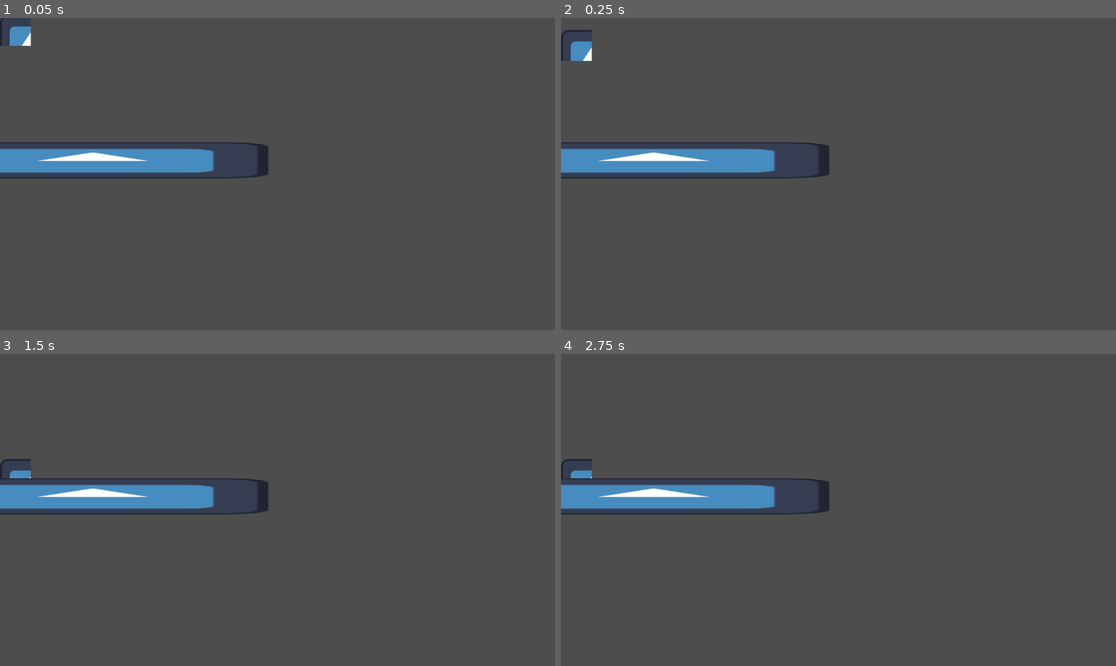
Above: before the commit, frames 1-4 (two rows, left to right).
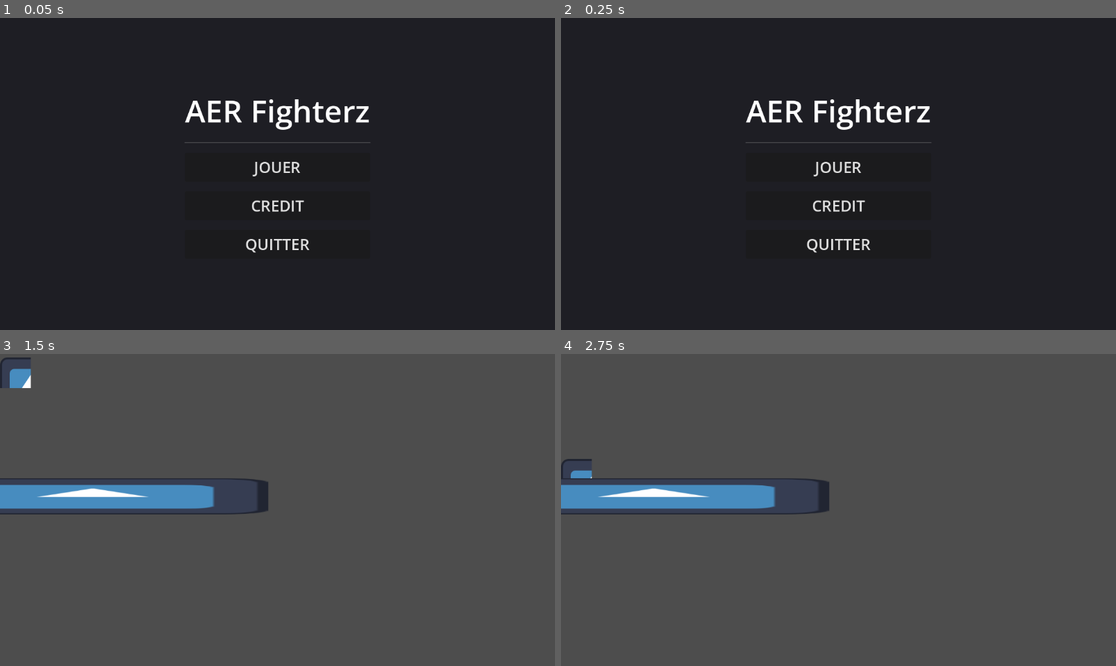
Above: after the commit, the same moments.

Repository: Alexnex31/Game-JAM-epitech
Game: Godot game, scene res://src/scenes/MainMenu.tscn
Two runs of this game, one before a commit and one after it. Both use one fixed random seed, a clock stepped at 60 frames per second and the inputs below. Before the commit the project starts from res://brouillon_arena.tscn. The engine's default icon, where the game draws it, is replaced by a stand-in: a white triangle on a blue panel in a dark square.
Inputs (mouse positions are in pixels of both pictures, inside the frame that each line leads up to):
- Up to frame 1 (0.05 s): no input
- Up to frame 2 (0.25 s): no input
- Up to frame 3 (1.5 s): click (277, 541) at 0.5 s, where only the run after the commit has a clickable "CREDIT"; click (277, 503) at 1.25 s, where only the run after the commit has a clickable "JOUER"
- Up to frame 4 (2.75 s): tap Enter (ui_accept) at 2, 2.1, 2.27, 2.57 s; hold Right (ui_right) from 2.03 s (still down)

The runs differ from the first frame. In frame 1, 99% of the frame differs, in the area x 0-100%, y 0-100%; in frame 2, 99%; in frame 3, 0.5%; in frame 4, nothing differs.

Commit message:
ADD: main menuu

Diff:
--- a/fighting-game/project.godot
+++ b/fighting-game/project.godot
@@ -11,7 +11,7 @@
 [application]
 
 config/name="fighting game"
-run/main_scene="uid://bkwmw04xhsw01"
+run/main_scene="res://src/scenes/MainMenu.tscn"
 config/features=PackedStringArray("4.6", "Forward Plus")
 config/icon="res://icon.svg"
 
--- /dev/null
+++ b/fighting-game/src/scenes/Main.tscn
@@ -0,0 +1,6 @@
+[gd_scene load_steps=2 format=3 uid="uid://c8x4j5k6l7m8n"]
+
+[ext_resource type="Script" path="res://src/scripts/Main.gd" id="1_script"]
+
+[node name="Main" type="Node"]
+script = ExtResource("1_script")
--- /dev/null
+++ b/fighting-game/src/scenes/MainMenu.tscn
@@ -0,0 +1,64 @@
+[gd_scene format=3 uid="uid://b1m2n3o4p5q6r"]
+
+[ext_resource type="Script" uid="uid://c6n7m8p9q0r1s" path="res://src/scripts/MainMenu.gd" id="1_script"]
+
+[node name="MainMenu" type="Control"]
+layout_mode = 3
+anchors_preset = 15
+anchor_right = 1.0
+anchor_bottom = 1.0
+grow_horizontal = 2
+grow_vertical = 2
+script = ExtResource("1_script")
+
+[node name="ColorRect" type="ColorRect" parent="."]
+layout_mode = 1
+anchors_preset = 15
+anchor_right = 1.0
+anchor_bottom = 1.0
+grow_horizontal = 2
+grow_vertical = 2
+color = Color(0.12, 0.12, 0.14, 1)
+
+[node name="CenterContainer" type="CenterContainer" parent="."]
+layout_mode = 1
+anchors_preset = 15
+anchor_right = 1.0
+anchor_bottom = 1.0
+grow_horizontal = 2
+grow_vertical = 2
+
+[node name="VBoxContainer" type="VBoxContainer" parent="CenterContainer"]
+layout_mode = 2
+theme_override_constants/separation = 20
+
+[node name="Title" type="Label" parent="CenterContainer/VBoxContainer"]
+layout_mode = 2
+theme_override_font_sizes/font_size = 64
+text = "AER Fighterz"
+horizontal_alignment = 1
+
+[node name="HSeparator" type="HSeparator" parent="CenterContainer/VBoxContainer"]
+layout_mode = 2
+
+[node name="Jouer" type="Button" parent="CenterContainer/VBoxContainer"]
+custom_minimum_size = Vector2(200, 60)
+layout_mode = 2
+theme_override_font_sizes/font_size = 32
+text = "JOUER"
+
+[node name="Credit" type="Button" parent="CenterContainer/VBoxContainer"]
+custom_minimum_size = Vector2(200, 60)
+layout_mode = 2
+theme_override_font_sizes/font_size = 32
+text = "CREDIT"
+
+[node name="Quitter" type="Button" parent="CenterContainer/VBoxContainer"]
+custom_minimum_size = Vector2(200, 60)
+layout_mode = 2
+theme_override_font_sizes/font_size = 32
+text = "QUITTER"
+
+[connection signal="pressed" from="CenterContainer/VBoxContainer/Jouer" to="." method="_on_jouer_pressed"]
+[connection signal="pressed" from="CenterContainer/VBoxContainer/Credit" to="." method="_on_credit_pressed"]
+[connection signal="pressed" from="CenterContainer/VBoxContainer/Quitter" to="." method="_on_quitter_pressed"]
--- /dev/null
+++ b/fighting-game/src/scripts/Main.gd
@@ -0,0 +1,46 @@
+extends Node
+
+enum GameState {
+	MENU,
+	CHARACTER_SELECT,
+	BATTLE,
+	GAME_OVER
+}
+
+var current_state = GameState.MENU
+
+func _ready():
+	print("Game Started")
+	change_state(GameState.MENU)
+
+func change_state(new_state: GameState):
+	current_state = new_state
+	match current_state:
+		GameState.MENU:
+			_setup_menu()
+		GameState.CHARACTER_SELECT:
+			_setup_character_select()
+		GameState.BATTLE:
+			_setup_battle()
+		GameState.GAME_OVER:
+			_setup_game_over()
+
+func _setup_menu():
+	print("Entering Menu")
+	# Load Menu Scene here
+
+func _setup_character_select():
+	print("Entering Character Select")
+	# Load Character Selection Scene here
+
+func _setup_battle():
+	print("Entering Battle")
+	# Load Battle Scene here
+
+func _setup_game_over():
+	print("Entering Game Over")
+	# Load Game Over Scene here
+
+func _process(_delta):
+	# Global logic that runs every frame
+	pass
--- /dev/null
+++ b/fighting-game/src/scripts/MainMenu.gd
@@ -0,0 +1,14 @@
+extends Control
+
+func _on_jouer_pressed():
+	# Lance la scène de l'arène
+	get_tree().change_scene_to_file("res://brouillon_arena.tscn")
+
+func _on_credit_pressed():
+	# Pour l'instant, on affiche juste un message ou on pourrait ouvrir un lien/pop-up
+	print("Crédits: Développé par l'équipe Game Jam")
+	# Optionnel: on peut ajouter un Label visible ou une autre scène
+
+func _on_quitter_pressed():
+	# Quitte le jeu
+	get_tree().quit()
--- /dev/null
+++ b/fighting-game/src/scripts/Player.gd
@@ -0,0 +1,26 @@
+extends CharacterBody2D
+
+const SPEED = 300.0
+const JUMP_VELOCITY = -400.0
+
+# Get the gravity from the project settings to be synced with RigidBody nodes.
+var gravity = ProjectSettings.get_setting("physics/2d/default_gravity")
+
+func _physics_process(delta):
+	# Add the gravity.
+	if not is_on_floor():
+		velocity.y += gravity * delta
+
+	# Handle Jump.
+	if Input.is_action_just_pressed("ui_accept") and is_on_floor():
+		velocity.y = JUMP_VELOCITY
+
+	# Get the input direction and handle the movement/deceleration.
+	# As good practice, you should replace UI actions with custom gameplay actions.
+	var direction = Input.get_axis("ui_left", "ui_right")
+	if direction:
+		velocity.x = direction * SPEED
+	else:
+		velocity.x = move_toward(velocity.x, 0, SPEED)
+
+	move_and_slide()
Not shown, added: fighting-game/src/scripts/Main.gd.uid
Not shown, added: fighting-game/src/scripts/MainMenu.gd.uid
Not shown, added: fighting-game/src/scripts/Player.gd.uid
